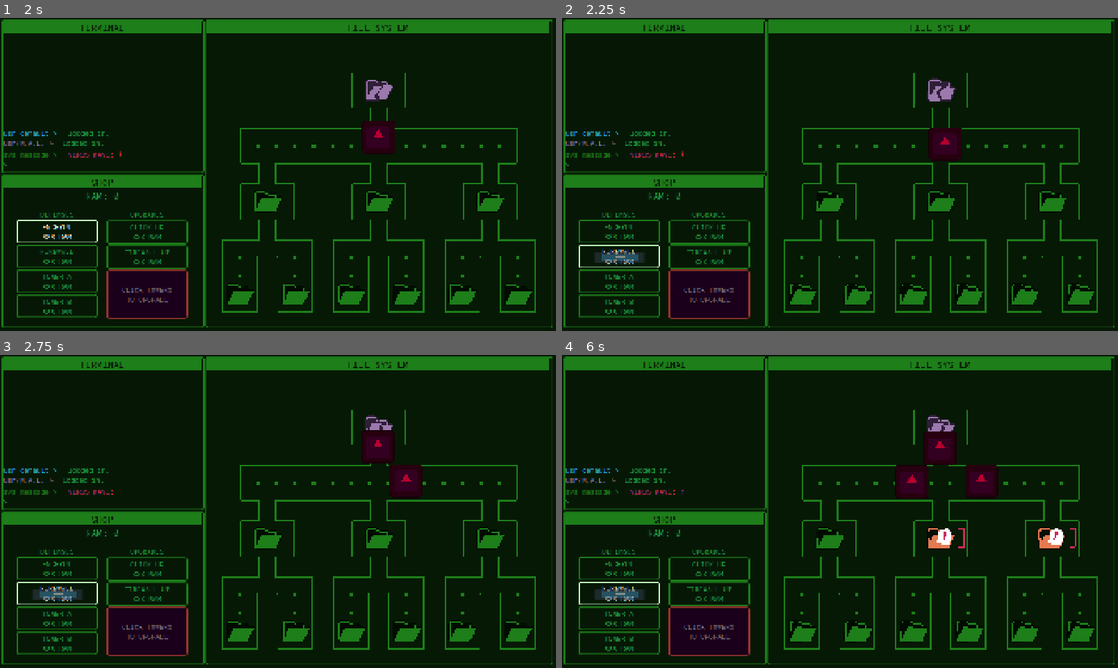
Above: before the commit, frames 1-4 (two rows, left to right).
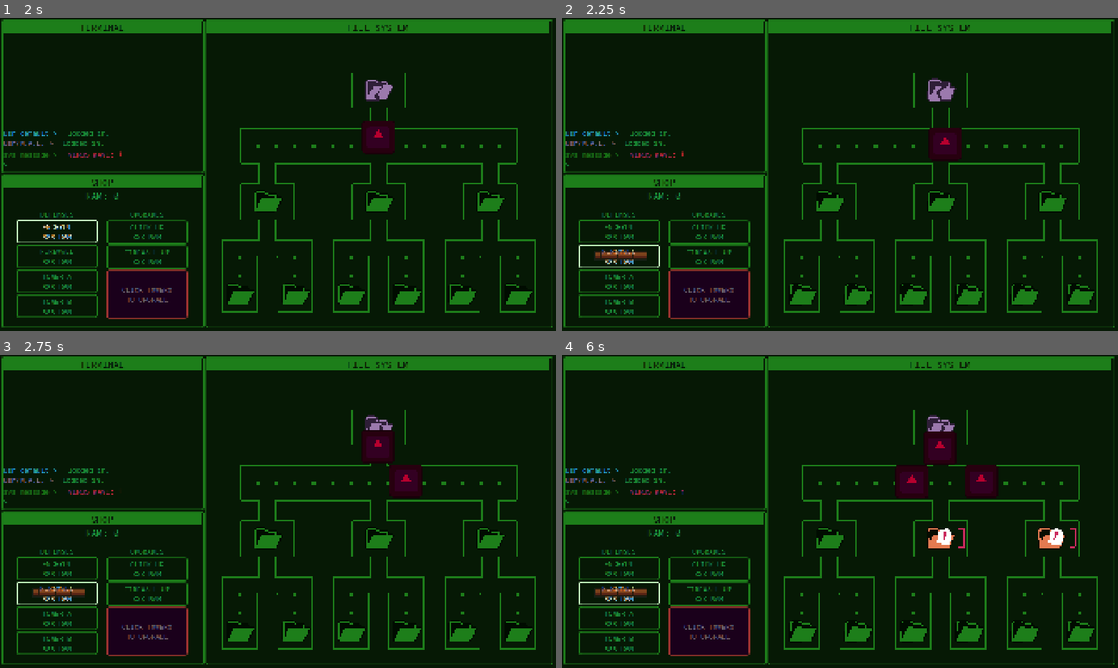
Above: after the commit, the same moments.

Repository: Olatiny/bot-net
Game: Godot game, scene res://src/main_game.tscn
Same seed, same stepped clock (60 frames per second), same inputs: the game is played once before the commit and once after it. The engine's default icon, where the game draws it, is replaced by a stand-in: a white triangle on a blue panel in a dark square.
Inputs:
- Up to frame 1 (2 s): click "FIREWALL UP XXX RAM" at 0.5 s; click "ENCRYPT XXX RAM" at 1.25 s
- Up to frame 2 (2.25 s): click "FIREWALL XXX RAM" at 2 s
- Up to frame 3 (2.75 s): no input
- Up to frame 4 (6 s): click "TOWER A XXX RAM" at 2.75 s; click "TOWER B XXX RAM" at 3.5 s; click "CLICK UP XXX RAM" at 4.25 s; click "ENCRYPT XXX RAM" at 5 s; click "FIREWALL XXX RAM" at 5.75 s

Frame 1 is identical in both runs. In frame 2, 0.3% of the frame differs, in the area x 6-16%, y 74-79%; in frame 3, 0.3%; in frame 4, 0.3%.

Commit message:
firewall upgrade  without price

Diff:
--- a/src/firewall/firewall.gd
+++ b/src/firewall/firewall.gd
@@ -3,10 +3,21 @@
 @export var max_health: int = 20
 @export var thorn_damage: int = 10
 var current_health: int
+var upgrade_level: int = 1
+@export var upgraded_sprite: Texture2D
+
 
 func _ready():
+	add_to_group("firewalls")
 	current_health = max_health
 
+func upgrade_wall():
+	upgrade_level +=1
+	max_health += 20
+	current_health = max_health
+	if upgraded_sprite:
+		$Sprite2D.texture = upgraded_sprite
+	print("Firewall upgraded to Level ", upgrade_level, ". Max Health: ", max_health)
 func _on_thorn_area_area_entered(area: Area2D):
 
 	# Try to find where the Virus script (and process_attack) lives
--- a/src/firewall/firewall.tscn
+++ b/src/firewall/firewall.tscn
@@ -1,7 +1,8 @@
-[gd_scene load_steps=5 format=3 uid="uid://byvaonestqs7"]
+[gd_scene load_steps=6 format=3 uid="uid://byvaonestqs7"]
 
 [ext_resource type="Script" uid="uid://dve26by85f5y0" path="res://src/firewall/firewall.gd" id="1_yvk1g"]
 [ext_resource type="Texture2D" uid="uid://cq6glhl1n4id2" path="res://icon.svg" id="2_y7g4w"]
+[ext_resource type="Texture2D" uid="uid://f1yd8p6tabtw" path="res://assets/wall_spritesheet.png" id="2_yvk1g"]
 
 [sub_resource type="RectangleShape2D" id="RectangleShape2D_3tst3"]
 size = Vector2(135.8659, 161.68422)
@@ -11,11 +12,14 @@
 
 [node name="Firewall" type="StaticBody2D"]
 script = ExtResource("1_yvk1g")
+upgraded_sprite = ExtResource("2_y7g4w")
 
 [node name="Sprite2D" type="Sprite2D" parent="."]
-position = Vector2(-1, 0)
-scale = Vector2(1.3984375, 0.296875)
-texture = ExtResource("2_y7g4w")
+position = Vector2(-1.004879, -1.9843745)
+scale = Vector2(5.9336586, 4.9960938)
+texture = ExtResource("2_yvk1g")
+region_enabled = true
+region_rect = Rect2(0.60530853, 0, 30.972382, 7.033684)
 
 [node name="ThornArea" type="Area2D" parent="."]
 position = Vector2(-1, 0)
--- a/src/scenes/buttonintegration.gd
+++ b/src/scenes/buttonintegration.gd
@@ -21,7 +21,13 @@
 
 
 # --- BUTTON SIGNALS ---
+func _on_upgrade_firewall_button_pressed():
+	# This one line tells every node in the "firewalls" group
+	# to run its "upgrade_wall" function.
+	get_tree().call_group("firewalls", "upgrade_wall")
 
+	# Optional: Deduct currency here
+	# gold -= upgrade_cost
 func _on_build_button_pressed():
 	# For the standard projectile tower
 	start_placement(tower_scene)
--- a/src/scenes/shop.tscn
+++ b/src/scenes/shop.tscn
@@ -130,3 +130,4 @@
 [connection signal="pressed" from="VBoxContainer/HBoxContainer2/VBoxContainer/buttonintegration/Button2" to="VBoxContainer/HBoxContainer2/VBoxContainer/buttonintegration" method="_on_build_wall_button_pressed"]
 [connection signal="pressed" from="VBoxContainer/HBoxContainer2/VBoxContainer/buttonintegration/Button3" to="VBoxContainer/HBoxContainer2/VBoxContainer/buttonintegration" method="_on_build_button_pressed"]
 [connection signal="pressed" from="VBoxContainer/HBoxContainer2/VBoxContainer/buttonintegration/Button4" to="VBoxContainer/HBoxContainer2/VBoxContainer/buttonintegration" method="_on_aoe_build_button_pressed"]
+[connection signal="pressed" from="VBoxContainer/HBoxContainer2/VBoxContainer2/Button2" to="VBoxContainer/HBoxContainer2/VBoxContainer/buttonintegration" method="_on_upgrade_firewall_button_pressed"]
